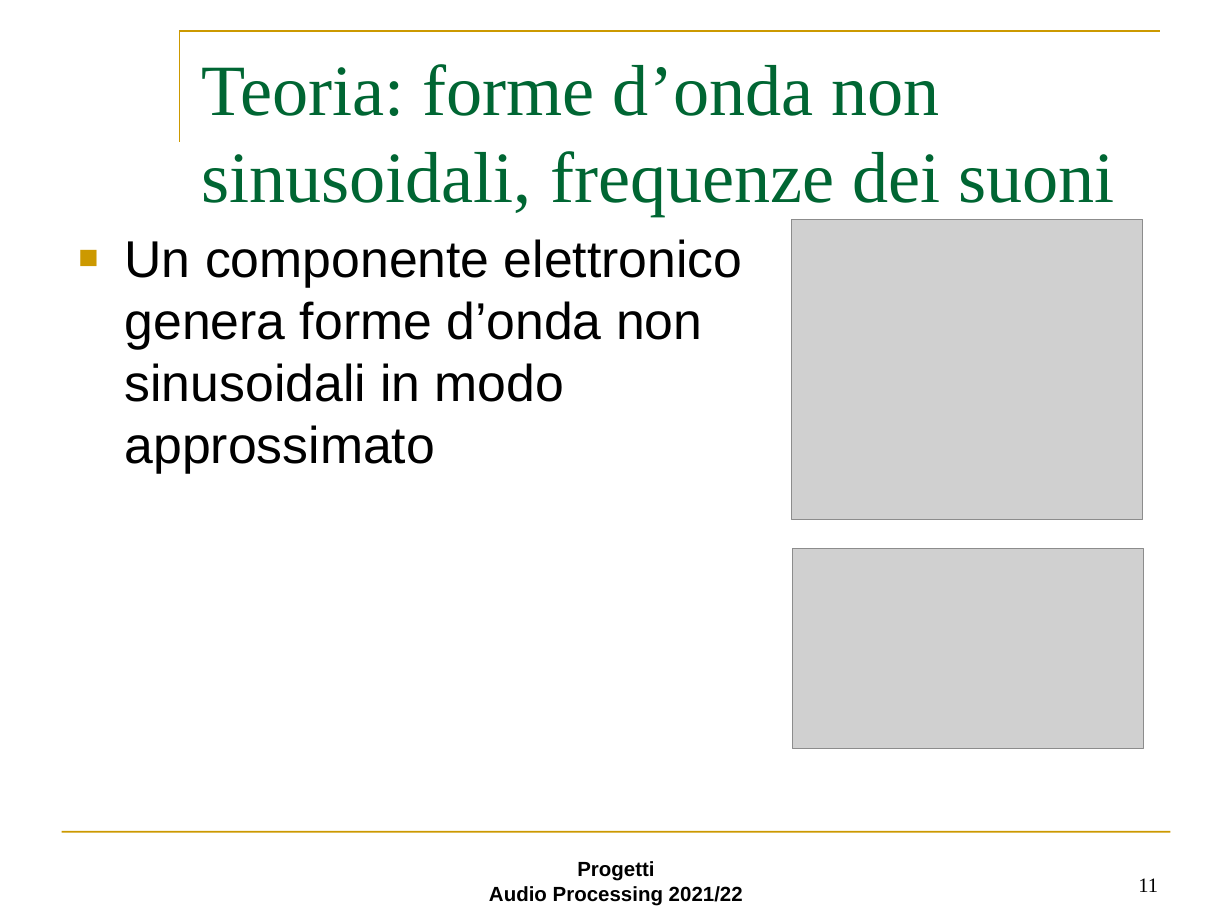
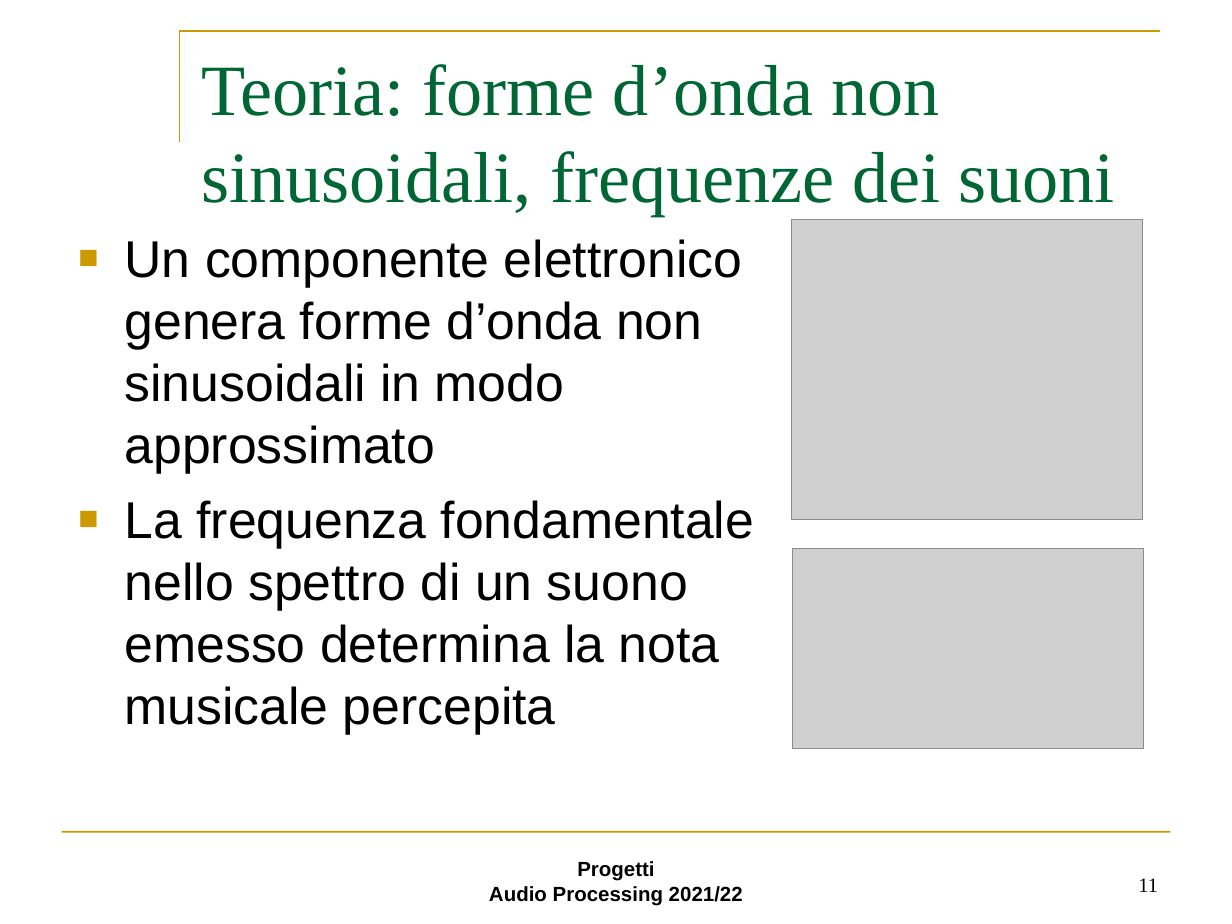
Before and after one commit to Gallo00/Progetto-AUDIO, a slide deck: slide 11 of step3.ppt. Drawn at 1232x924 pixels with LibreOffice and Linux fonts; fonts in the diff are those of the drawing; grey boxes stand for pictures; background and template pictures are left out. Boxes give left, top, right and bottom in pixels: in the first picture for what was removed or moved away, otherwise in the second. Text is boxed around its words. In the diff, an @@ line names an element or a change of style, - is before the commit and + after.

```diff
--- a/step3.ppt
+++ b/step3.ppt
@@ text at (x1=125, y1=500, x2=754, y2=735): paragraph added @@
+■ La frequenza fondamentale nello spettro di un suono emesso determina la nota musicale percepita
```
Also in this commit, not shown: 2 other slides changed.
